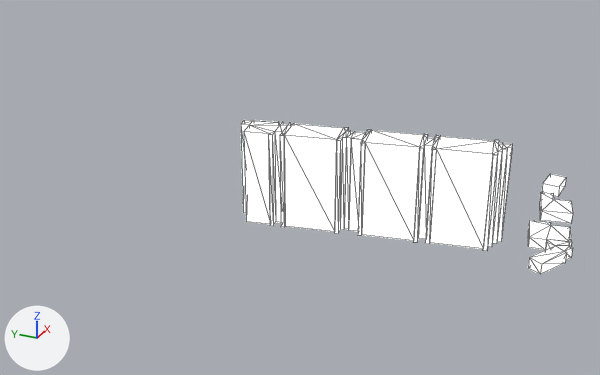
The FBX model OIK0012-EntreverdeReservado/assets/3d/EntreverdeR_Dummy_INV.fbx as it was, and as the next commit left it.
The view is the same before and after, from a 50 mm lens placed at (-217.9, -70.5, 128.1), pointed at (24.6, 38.6, 6.9). Lighting does not change. The marker at lower left points along +X, +Y and +Z. The first picture is the older version. Mesh edges are drawn as thin lines. Where no turn or scale is listed for an object, it has been applied to the vertices.

The scene before the commit, as lines of its bpy script (objects in view):
```python
me_scene = bpy.data.meshes.new('Scene')
me_scene.from_pydata(...)  # 34 vertices, 49 faces; spans x -2.3..25.9, y -11.0..4.4, z 0.0..3.7
me_scene.materials.append(mat_probuilderdefault)  # its picture is missing
me_scene_001 = bpy.data.meshes.new('Scene.001')
me_scene_001.from_pydata(...)  # 12 vertices, 16 faces; spans x -11.6..4.1, y -1.8..10.8, z 0.0..3.6
me_scene_001.materials.append(mat_probuilderdefault)  # its picture is missing
me_scene_003 = bpy.data.meshes.new('Scene.003')
me_scene_003.from_pydata(...)  # 156 vertices, 232 faces; spans x -25.5..0.0, y -5.1..80.3, z 0.0..32.1
me_scene_003.materials.append(mat_probuilderdefault)  # its picture is missing
ob_lobby_local = bpy.data.objects.new('Lobby_Local', me_scene)
ob_lobby_local.location = (8.7, -43.7, 2.3)
ob_local = bpy.data.objects.new('Local', me_scene_001)
ob_local.location = (54.4, -49.6, 2.2)
ob_t1 = bpy.data.objects.new('T1', me_scene_003)
ob_t1.location = (26.9, -27.8, 2.3)
```
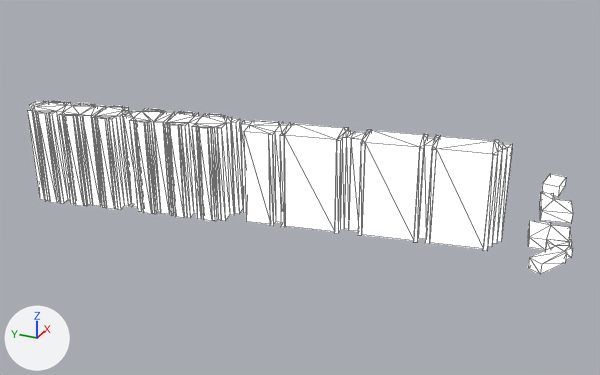
Commit message: Subida automática de 'assets' del proyecto OIK0012-EntreverdeReservado

Changed parts and their boxes [x1, y1, x2, y2] in the pictures (600 x 375 px):
```json
{"object": "T2", "change": "added", "after": [27, 101, 243, 221]}
```

The change, as JSON lines over the scene's bpy script:
```json
{"op": "add", "block": "me_scene_004", "code": ["me_scene_004 = bpy.data.meshes.new('Scene.004')", "me_scene_004.from_pydata(...)  # 384 vertices, 574 faces; spans x -22.7..1.2, y -3.5..70.9, z 0.0..33.3", "me_scene_004.materials.append(mat_probuilderdefault)  # its picture is missing"]}
{"op": "add", "block": "ob_t2", "code": ["ob_t2 = bpy.data.objects.new('T2', me_scene_004)", "ob_t2.location = (10.1, 57.0, 1.6)"]}
```
